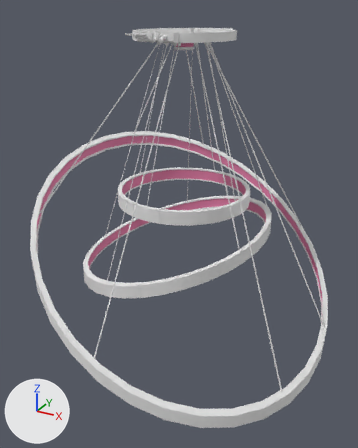
The FBX model RenegadeHomeTour/Assets/_Design/Models/Chandelier/Chandelier.fbx: old version first, new version second.
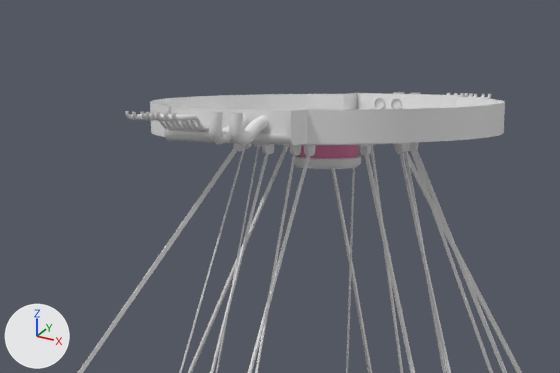
Each version appears first whole from a camera (50 mm lens) standing at (2182.0, -1627.0, 3483.0) and looking at (1317.0, -55.0, 2697.0), and next in a close-up on the part from 25% to 71% of the width and 0% to 25% of the height. The lights are fixed; the arrows at lower left show +X, +Y and +Z.
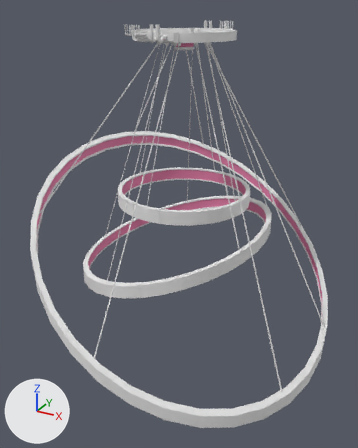
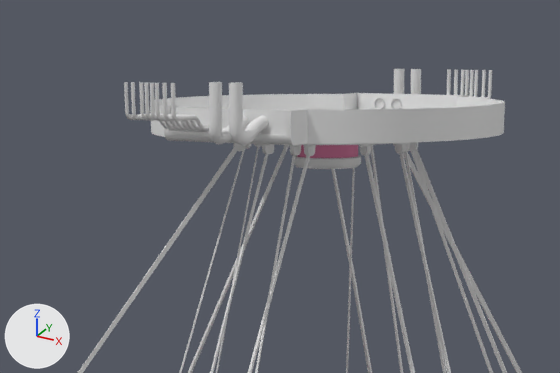
Changed parts and their boxes (x1, y1, x2, y2) in the close-ups (560 x 373 px; the box of a moved part takes in the faces that stretch with it):
'Circle.004', reshaped: before (78, 92, 522, 373); after (78, 69, 522, 373)
part 1 of me_circle_003, moved or reshaped: before (393, 92, 491, 95); after (394, 69, 492, 95)
part 2 of me_circle_003, moved or reshaped: before (125, 111, 243, 124); after (124, 82, 243, 124)

What changed in the scene script:
```text
Change me_circle_003:
    where me_circle_003.from_pydata(...)  # 3728 vertices, 3381 faces; spans x -602.0..602.0, y -602.0..602.0, z -337.0..897.0
    used by ob_circle_004; location = (1312.0, -5.0, 2510.0)
    me_circle_003 part 1: all 48 vertices in x -43.0..69.0, y 235.0..266.0, z 896.0..897.0 are moved by (0.0, 0.0, 25.0)
    me_circle_003 part 2: all 48 vertices in x -69.0..43.0, y -266.0..-235.0, z 896.0..897.0 are moved by (0.0, 0.0, 25.0)
```
